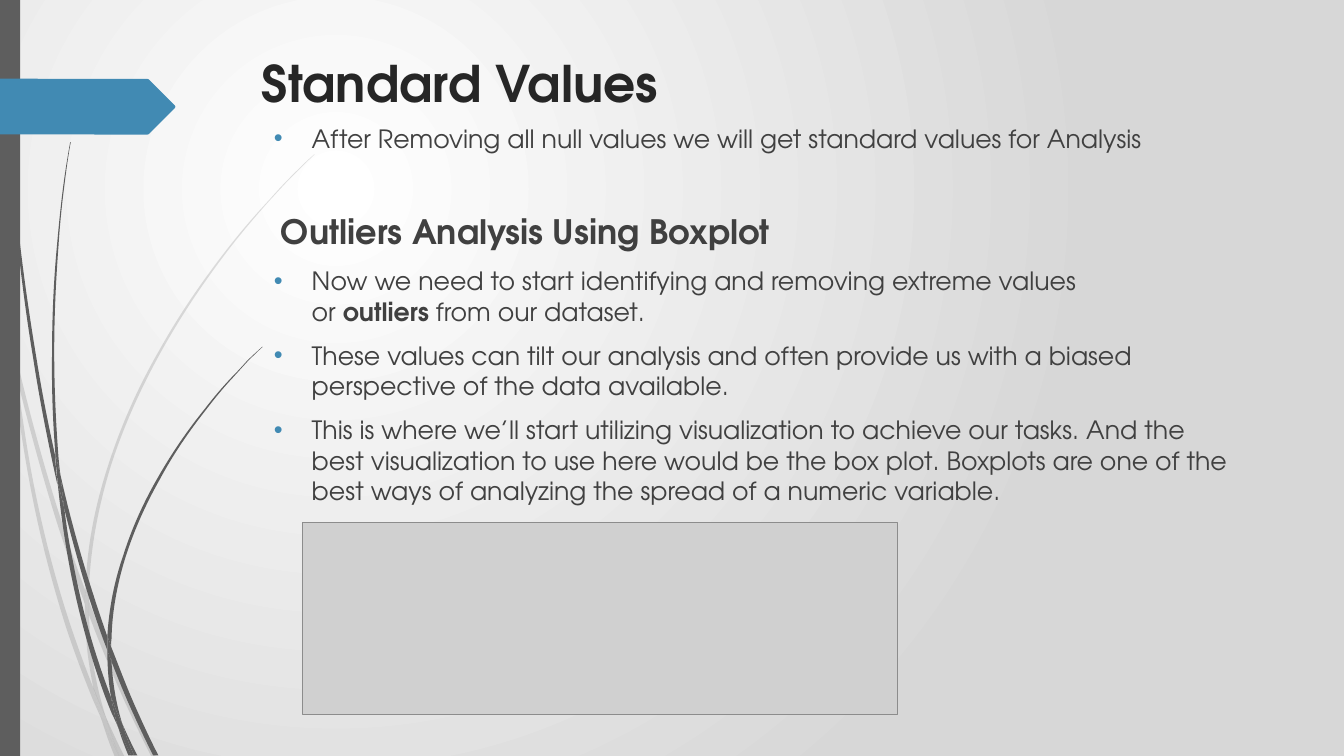
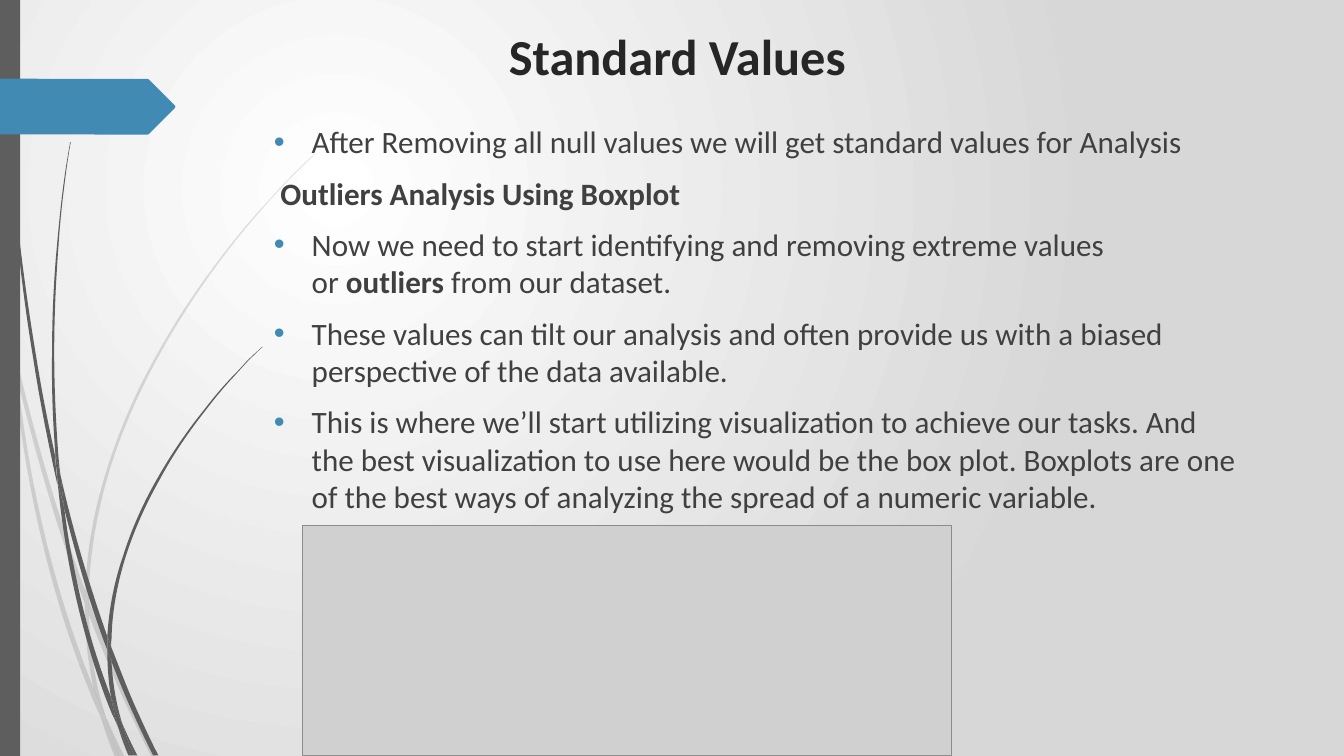
Before and after one commit to RavishankarDuMCA10/LendingClubCaseStudy, a slide deck: slide 10 of Case_Study.pptx. Drawn at 1344x756 pixels with LibreOffice and Linux fonts; fonts in the diff are those of the drawing; grey boxes stand for pictures. Boxes give left, top, right and bottom in pixels: in the first picture for what was removed or moved away, otherwise in the second. Text is boxed around its words. In the diff, an @@ line names an element or a change of style, - is before the commit and + after.

Commit message:
Added Bivariate Analysis to ppt

```diff
--- a/Case_Study.pptx
+++ b/Case_Study.pptx
@@ title "Standard Values" moved from (x1=261, y1=64, x2=658, y2=103) to (x1=509, y1=39, x2=846, y2=76) @@
@@ title "Standard Values" at (x1=509, y1=39, x2=846, y2=76): font TeX Gyre Adventor to Calibri @@
@@ text "After Removing all null values ..." at (x1=280, y1=131, x2=1235, y2=514): size 18 to 22.2 pt, font TeX Gyre Adventor to Calibri; size 24 to 22.2 pt in "Outliers Analysis Using Boxplot" @@
@@ picture resized from (x1=302, y1=523, x2=897, y2=715) to (x1=302, y1=526, x2=952, y2=756) @@
```
Also in this commit, not shown: 6 other slides changed, 30 slides added.
